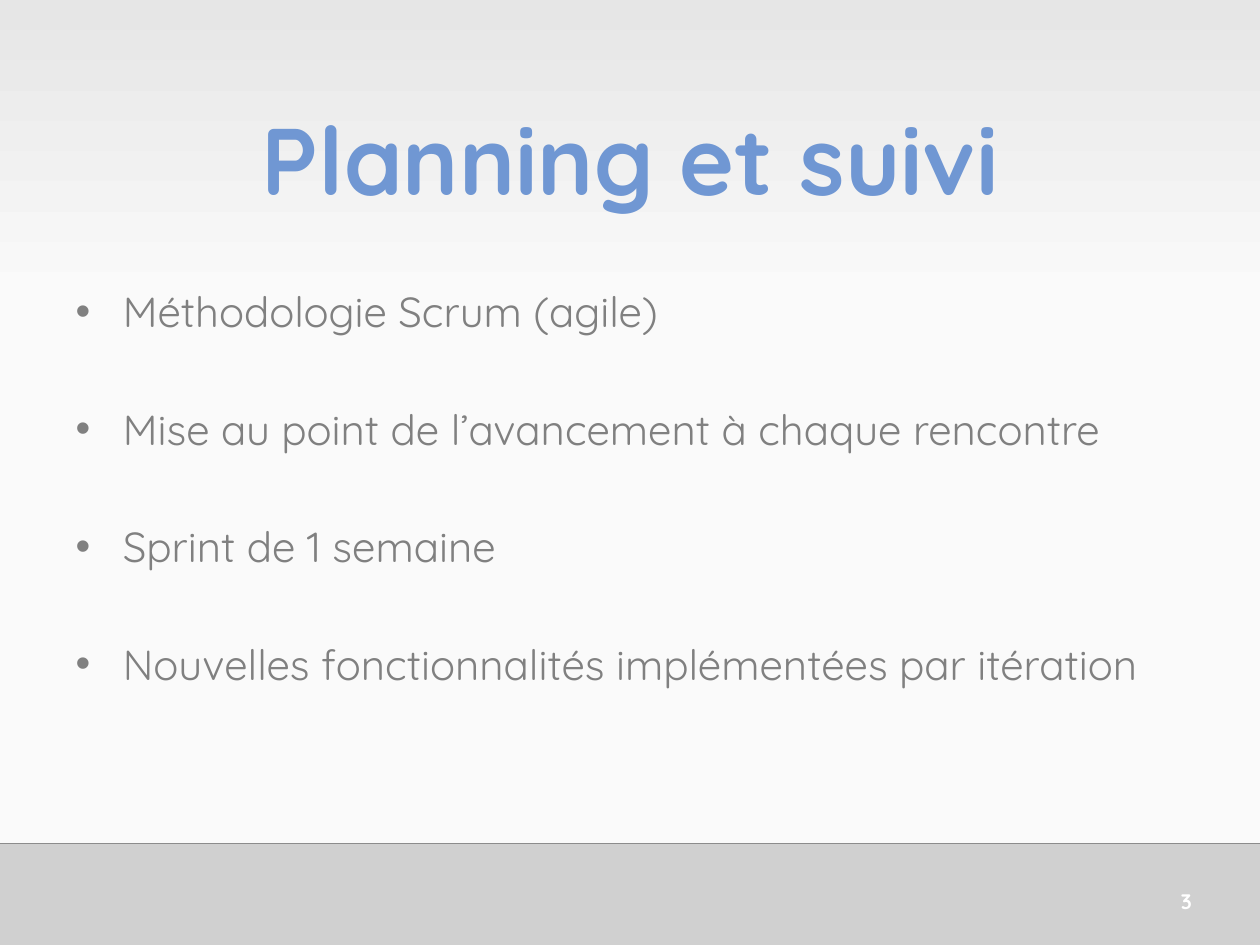
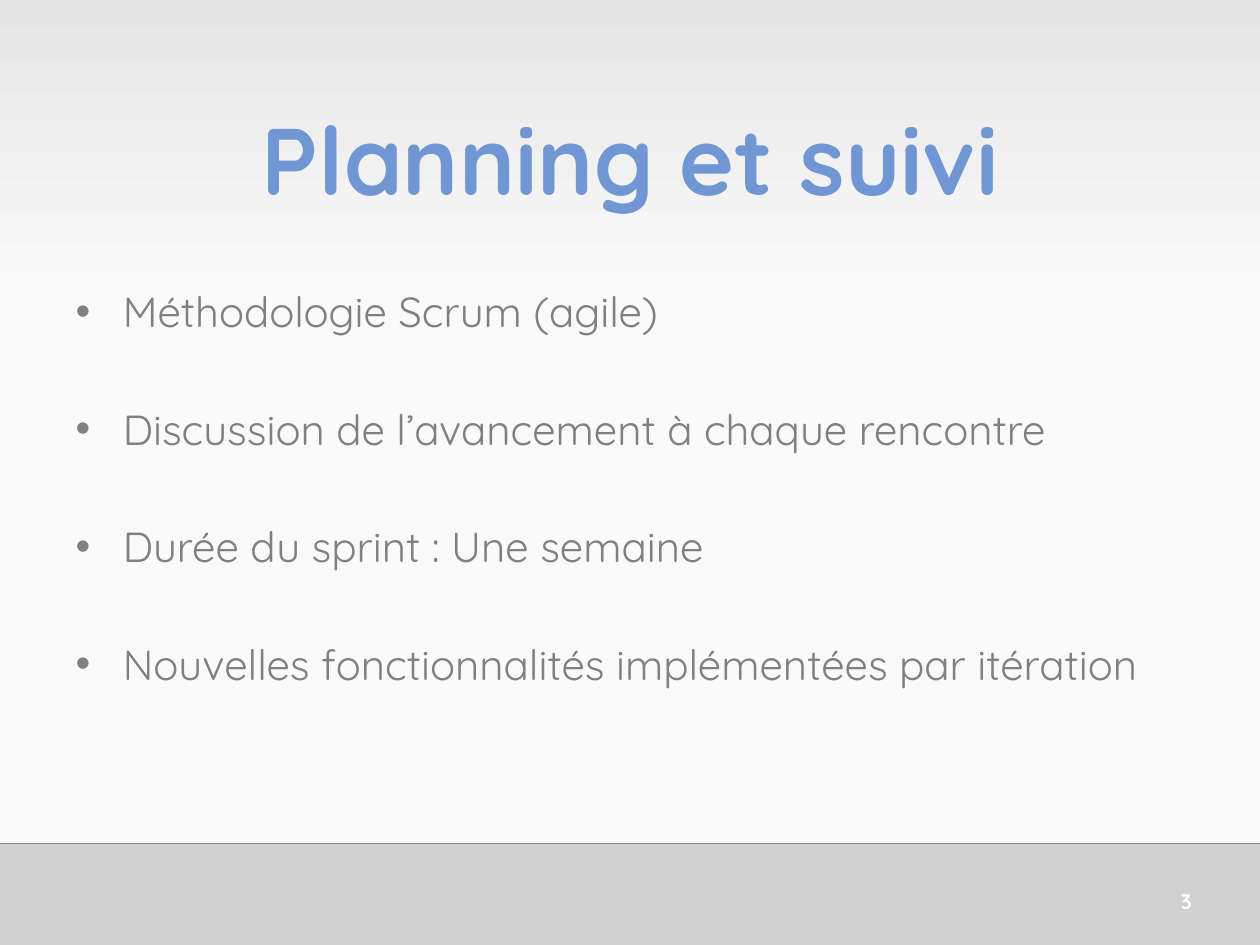
Before and after one commit to HE-ArcSurvivors/james-gouin-v1, a slide deck: slide 4 of Administration/JamesGouinSePresente.pptx. Drawn at 1260x945 pixels with LibreOffice and Linux fonts; fonts in the diff are those of the drawing; grey boxes stand for pictures. Boxes give left, top, right and bottom in pixels: in the first picture for what was removed or moved away, otherwise in the second. Text is boxed around its words. In the diff, an @@ line names an element or a change of style, - is before the commit and + after.

```diff
--- a/Administration/JamesGouinSePresente.pptx
+++ b/Administration/JamesGouinSePresente.pptx
@@ text at bbox=[123, 414, 1046, 570]: text changed @@
-• Mise au point de l’avancement à chaque rencontre
-• Sprint de 1 semaine
+• Discussion de l’avancement à chaque rencontre
+• Durée du sprint : Une semaine
```
Also in this commit, not shown: 2 other slides changed.
